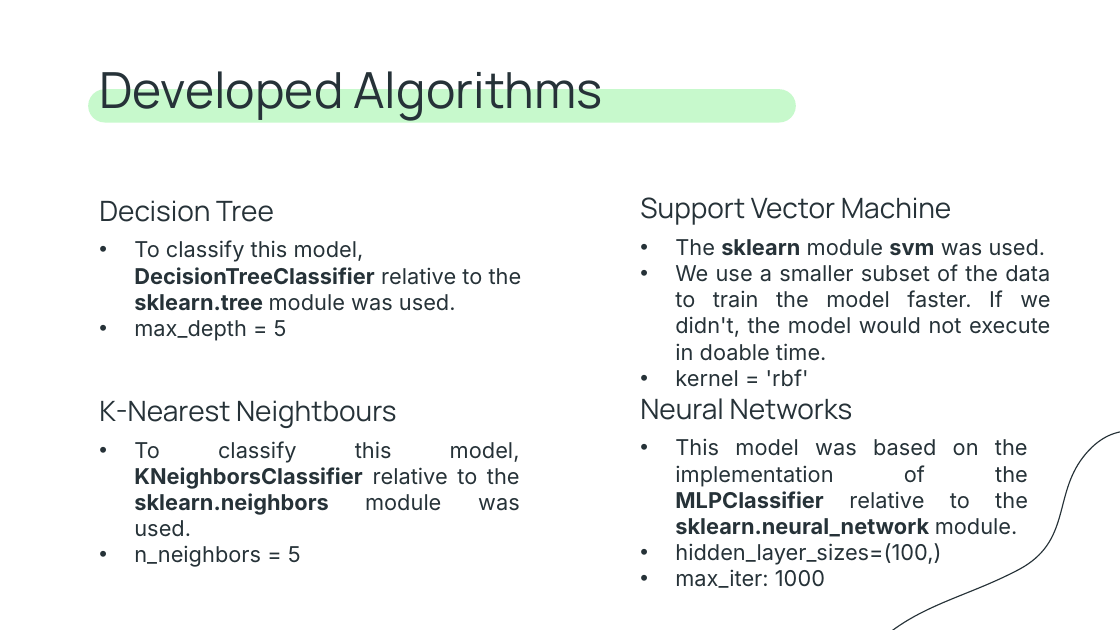
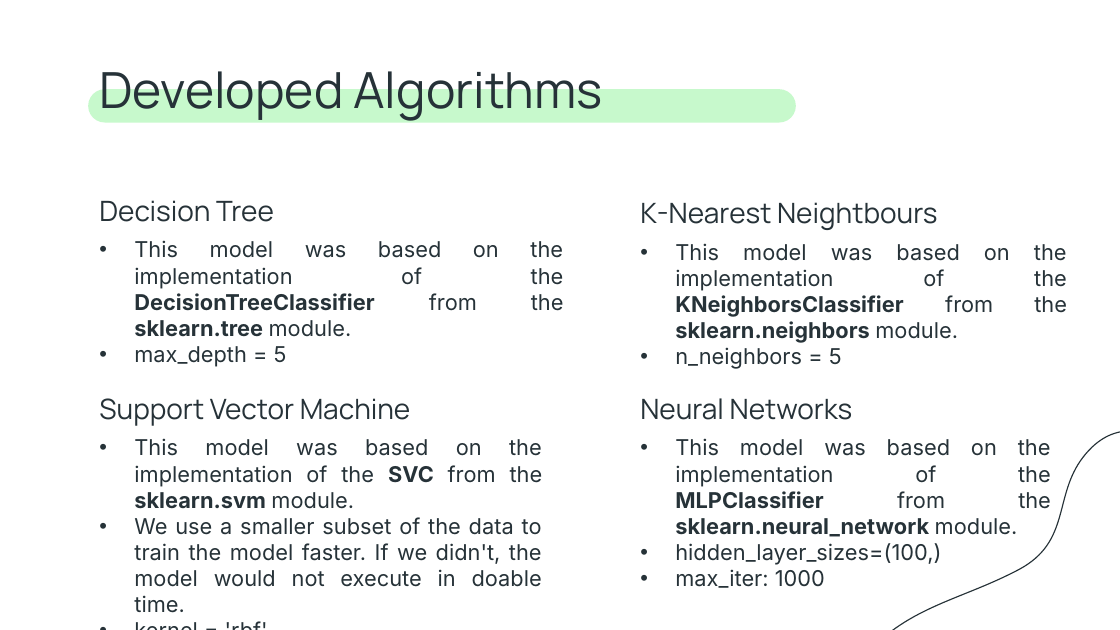
Before and after one commit to ICWeiner/FEUP-IART, a slide deck: slide 6 of Proj2/docs/IA-T10-G27-FinalDelivery.pptx. Drawn at 1120x630 pixels with LibreOffice and Linux fonts; fonts in the diff are those of the drawing. Boxes give left, top, right and bottom in pixels: in the first picture for what was removed or moved away, otherwise in the second. Text is boxed around its words. In the diff, an @@ line names an element or a change of style, - is before the commit and + after.

```diff
--- a/Proj2/docs/IA-T10-G27-FinalDelivery.pptx
+++ b/Proj2/docs/IA-T10-G27-FinalDelivery.pptx
@@ text "K-Nearest Neightbours": place and size @@
-text "K-Nearest Neightbours" at <box>99,400,396,428</box>
+text "K-Nearest Neightbours" at <box>640,202,937,230</box>
@@ text "This model was based on ...": place and size @@
-text "This model was based on ..." at <box>134,441,520,567</box>
+text "This model was based on ..." at <box>675,243,1010,369</box>
@@ subtitle at <box>134,240,499,337</box>: text changed @@
-• To classify this model, DecisionTreeClassifier relative to the sklearn.tree module was used.
+• This model was based on the implementation of the DecisionTreeClassifier from the sklearn.tree module.
@@ text at <box>675,243,1010,343</box>: text changed @@
-• To classify this model, KNeighborsClassifier relative to the sklearn.neighbors module was used.
+• This model was based on the implementation of the KNeighborsClassifier from the sklearn.neighbors module.
@@ subtitle at <box>134,346,287,367</box>: alignment left to justified @@
@@ text "Support Vector Machine": place and size @@
-text "Support Vector Machine" at <box>640,197,952,225</box>
+text "Support Vector Machine" at <box>99,398,411,426</box>
@@ text "This model was based on ...": place and size @@
-text "This model was based on ..." at <box>675,239,1050,387</box>
+text "This model was based on ..." at <box>134,438,543,613</box>
@@ text at <box>134,438,543,509</box>: text changed @@
-• The sklearn module svm was used.
+• This model was based on the implementation of the SVC from the sklearn.svm module.
@@ text at <box>675,438,1051,537</box>: text changed @@
-• This model was based on the implementation of the MLPClassifier relative to the sklearn.neural_network module.
+• This model was based on the implementation of the MLPClassifier from the sklearn.neural_network module.
```
Also in this commit, not shown: 1 other slide changed, 2 other files.
